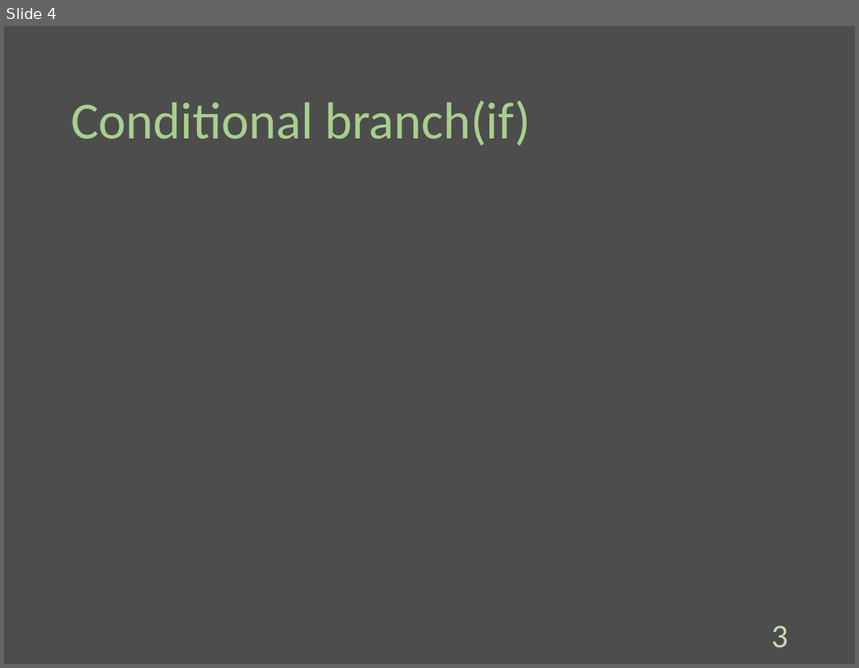
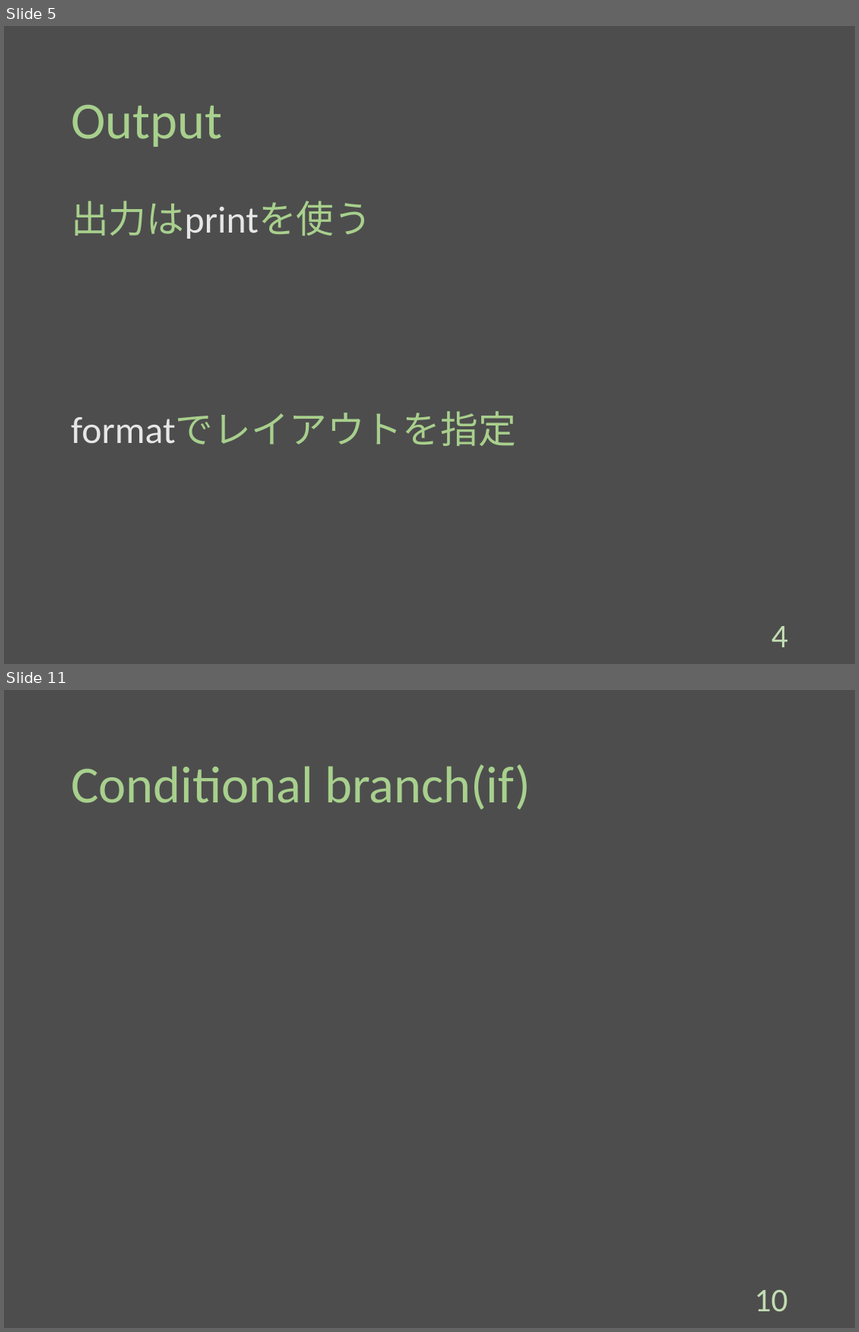
Before and after one commit to Melbeck777/program_seminar, a slide deck: ProgramSlide.pptx. Shown one above the other, each under a label of ours: slide 4 before the commit, slides 5 and 11 after it; the slides between them are not shown. The pictures are 859x668 and 859x1332 pixels, drawn with LibreOffice and Linux fonts; fonts in the diff are those of the drawing. Boxes give left, top, right and bottom in pixels: in the first picture for what was removed or moved away, otherwise in the second. Text is boxed around its words. In the diff, an @@ line names an element or a change of style, - is before the commit and + after.

```diff
--- a/ProgramSlide.pptx
+++ b/ProgramSlide.pptx
@@ slide 5 added at <box>4,26,855,664</box>, background #4D4D4D @@
@@ title added at <box>71,104,222,147</box>, 44 pt, text #A8D08D @@
+Output
@@ text added at <box>71,201,372,239</box>, 32 pt, text #A8D08D @@
+出力はprintを使う
@@ text added at <box>71,412,516,446</box>, 32 pt, text #A8D08D @@
+formatでレイアウトを指定
@@ page number added at <box>772,626,788,648</box>, 28 pt, text #C3DDB3 @@
+4
@@ what was slide 4 is now slide 11 @@
@@ page number at <box>755,1290,788,1312</box>: text changed @@
-3
+10
```
Also in this commit, not shown: 4 slides changed, 6 other slides added.
